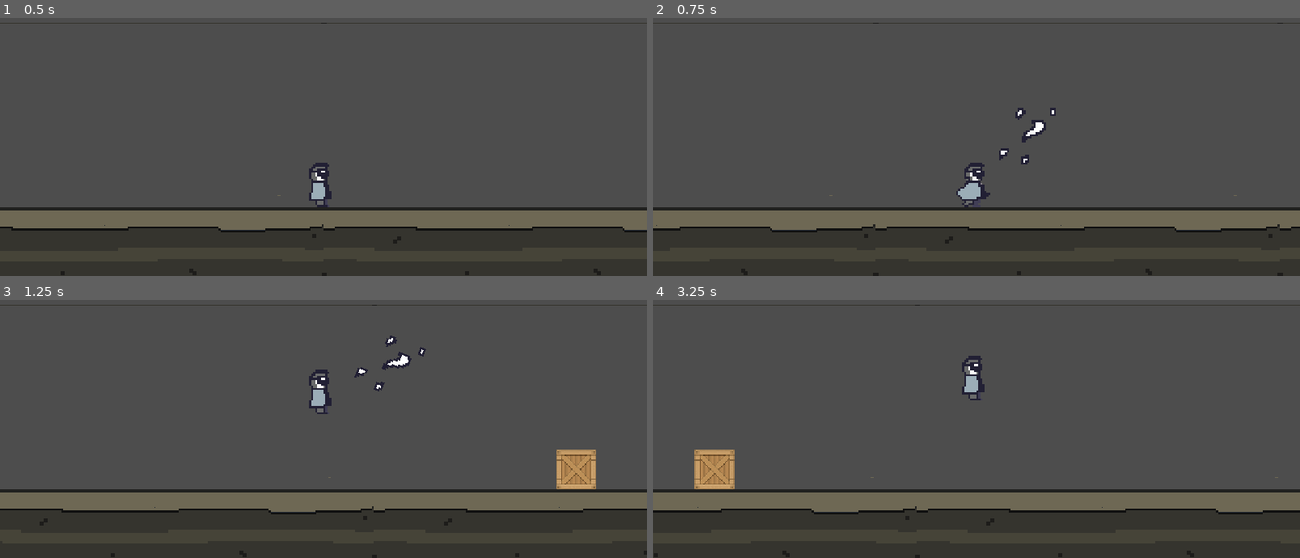
Above: before the commit, frames 1-4 (two rows, left to right).
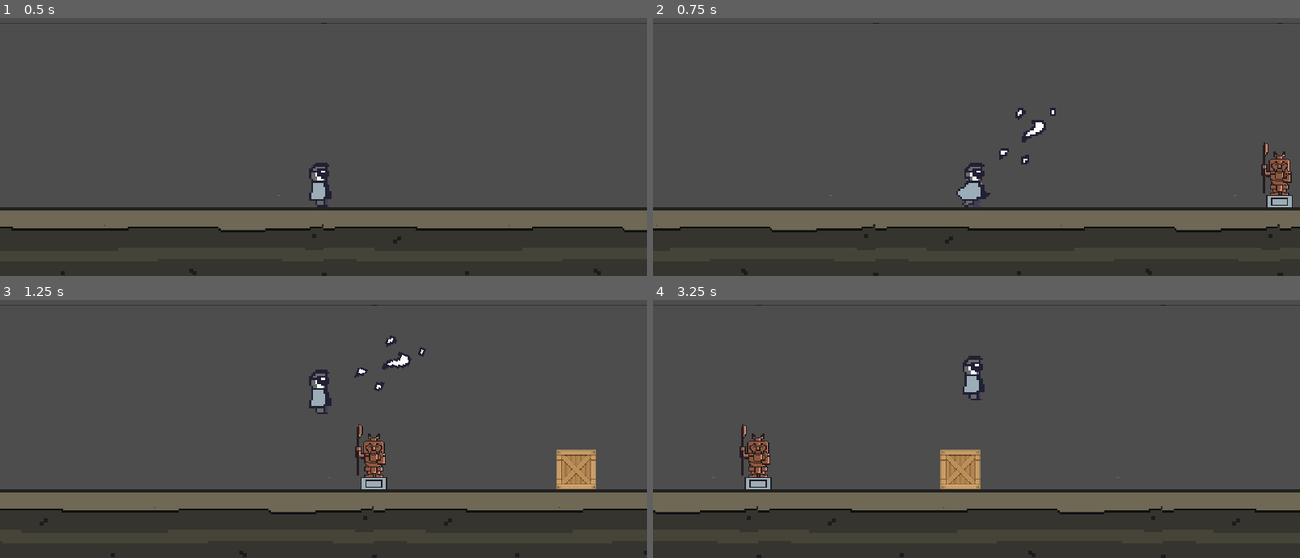
Above: after the commit, the same moments.

Repository: RobChiocchio/godot-wild-jam-58
Game: Godot game, scene res://scenes/level.tscn
Two runs of this game, one before a commit and one after it. Both use one fixed random seed, a clock stepped at 60 frames per second and the inputs below.
Inputs (mouse positions are in pixels of both pictures, inside the frame that each line leads up to):
- Up to frame 1 (0.5 s): no input
- Up to frame 2 (0.75 s): tap Enter at 0.5 s; move the mouse to (1118, 54) at 0.52 s; press the mouse at (1118, 54) at 0.53 s; hold D (move_right) from 0.53 s (still down)
- Up to frame 3 (1.25 s): keep holding D (move_right); tap W (jump) at 0.77 s
- Up to frame 4 (3.25 s): move the mouse to (847, 374) at 1.27 s; release the mouse at (847, 374) at 1.28 s; right-click (847, 374) at 1.35 s; tap W (jump) at 1.52, 3.02 s; move the mouse to (outside the picture) at 2.02 s; release D (move_right) at 2.03 s; press the mouse at (outside the picture) at 2.03 s; hold A (move_left) 2.03-2.78 s; move the mouse to (944, 436) at 2.77 s; release the mouse at (944, 436) at 2.78 s; hold D (move_right) from 2.78 s (still down); right-click (944, 436) at 2.85 s

Frame 1 is identical in both runs. In frame 2, 0.8% of the frame differs, in the area x 94-99%, y 48-74%; in frame 3, 0.8%; in frame 4, 3.7%, in the area x 0-97%, y 22-84%.

Commit message:
Statue tweaks

Diff:
--- a/scenes/level.tscn
+++ b/scenes/level.tscn
@@ -6,6 +6,7 @@
 [ext_resource type="Script" path="res://scripts/camera.gd" id="3_63ddi"]
 [ext_resource type="Script" path="res://scripts/blowable.gd" id="4_wp5k8"]
 [ext_resource type="Texture2D" uid="uid://bnyyo6kj6ftfw" path="res://assets/objects/placeholder_crate.png" id="5_v725f"]
+[ext_resource type="PackedScene" uid="uid://dguud3s11hn3b" path="res://scenes/metal_statue.tscn" id="7_7ya3j"]
 
 [sub_resource type="RectangleShape2D" id="RectangleShape2D_37dqy"]
 
@@ -44,6 +45,9 @@
 position_smoothing_speed = 20.0
 script = ExtResource("3_63ddi")
 
+[node name="Statue" parent="." instance=ExtResource("7_7ya3j")]
+position = Vector2(200, -10)
+
 [node name="Ground" type="StaticBody2D" parent="."]
 physics_material_override = SubResource("PhysicsMaterial_p3ksl")
 
--- a/scenes/metal_statue.tscn
+++ b/scenes/metal_statue.tscn
@@ -4,18 +4,25 @@
 [ext_resource type="Script" path="res://scripts/blowable.gd" id="1_ksmsw"]
 
 [node name="Statue" type="Node2D"]
-scale = Vector2(0.8, 0.8)
 
 [node name="RigidBody2D" type="RigidBody2D" parent="."]
 mass = 1.25
 script = ExtResource("1_ksmsw")
 
-[node name="TextureRect" type="TextureRect" parent="RigidBody2D"]
+[node name="CollisionPolygon2D" type="CollisionPolygon2D" parent="RigidBody2D"]
+scale = Vector2(0.5, 0.5)
+polygon = PackedVector2Array(-14, 10, 13, 10, 13, -3, 12, -3, 12, -46, -11, -46, -11, -55, -18, -55, -18, -4, -14, -4)
+
+[node name="TextureRect" type="TextureRect" parent="RigidBody2D/CollisionPolygon2D"]
+anchors_preset = 8
+anchor_left = 0.5
+anchor_top = 0.5
+anchor_right = 0.5
+anchor_bottom = 0.5
 offset_left = -22.0
 offset_top = -62.0
 offset_right = 18.0
 offset_bottom = 10.0
+grow_horizontal = 2
+grow_vertical = 2
 texture = ExtResource("1_g5hs6")
-
-[node name="CollisionPolygon2D" type="CollisionPolygon2D" parent="RigidBody2D"]
-polygon = PackedVector2Array(-14, 10, 13, 10, 13, -3, 12, -3, 12, -46, -11, -46, -11, -55, -18, -55, -18, -4, -14, -4)
Not shown: 1 places in scenes/level.tscn that only renumber resources
